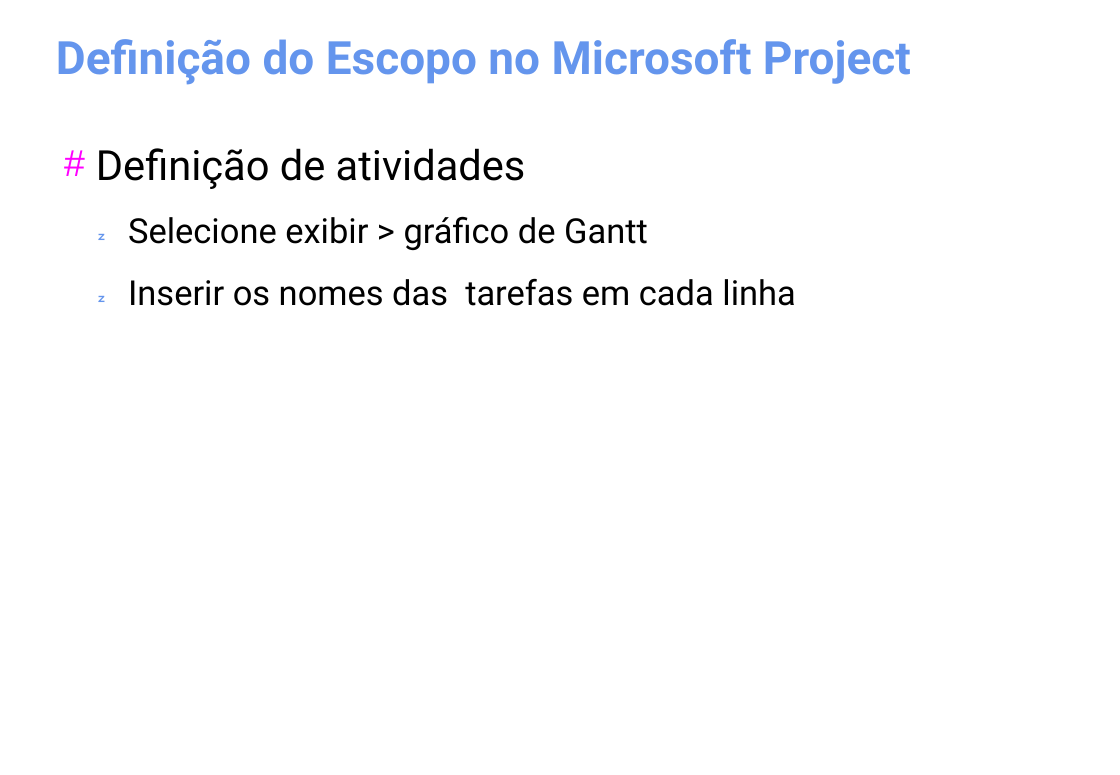
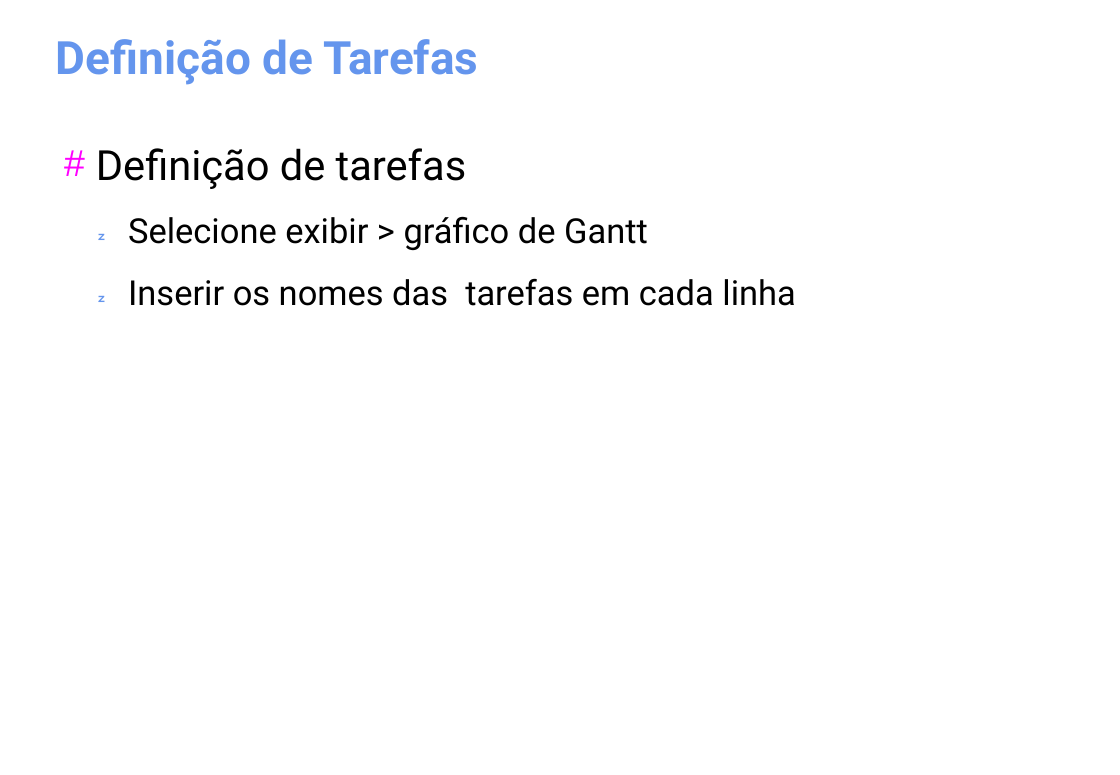
Before and after one commit to gomesluiz/gestao-de-projetos, a slide deck: slide 33 of aulas/project-aula-01.odp (slide 29 before the commit). Drawn at 1120x775 pixels with LibreOffice and Linux fonts; fonts in the diff are those of the drawing. Boxes give left, top, right and bottom in pixels: in the first picture for what was removed or moved away, otherwise in the second. Text is boxed around its words. In the diff, an @@ line names an element or a change of style, - is before the commit and + after.

```diff
--- a/aulas/project-aula-01.odp
+++ b/aulas/project-aula-01.odp
@@ title at [56,39,478,84]: text changed @@
-Definição do Escopo no Microsoft Project
+Definição de Tarefas
@@ text at [96,148,467,189]: text changed @@
-# Definição de atividades
+# Definição de tarefas
```
Also in this commit, not shown: 7 other slides changed, 26 slides added, 2 slides removed.
